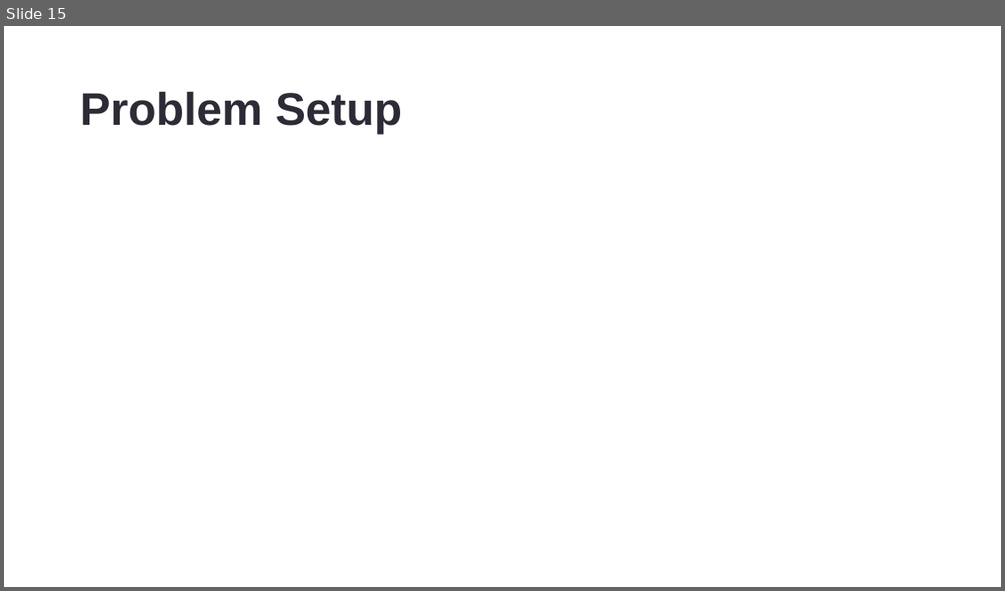
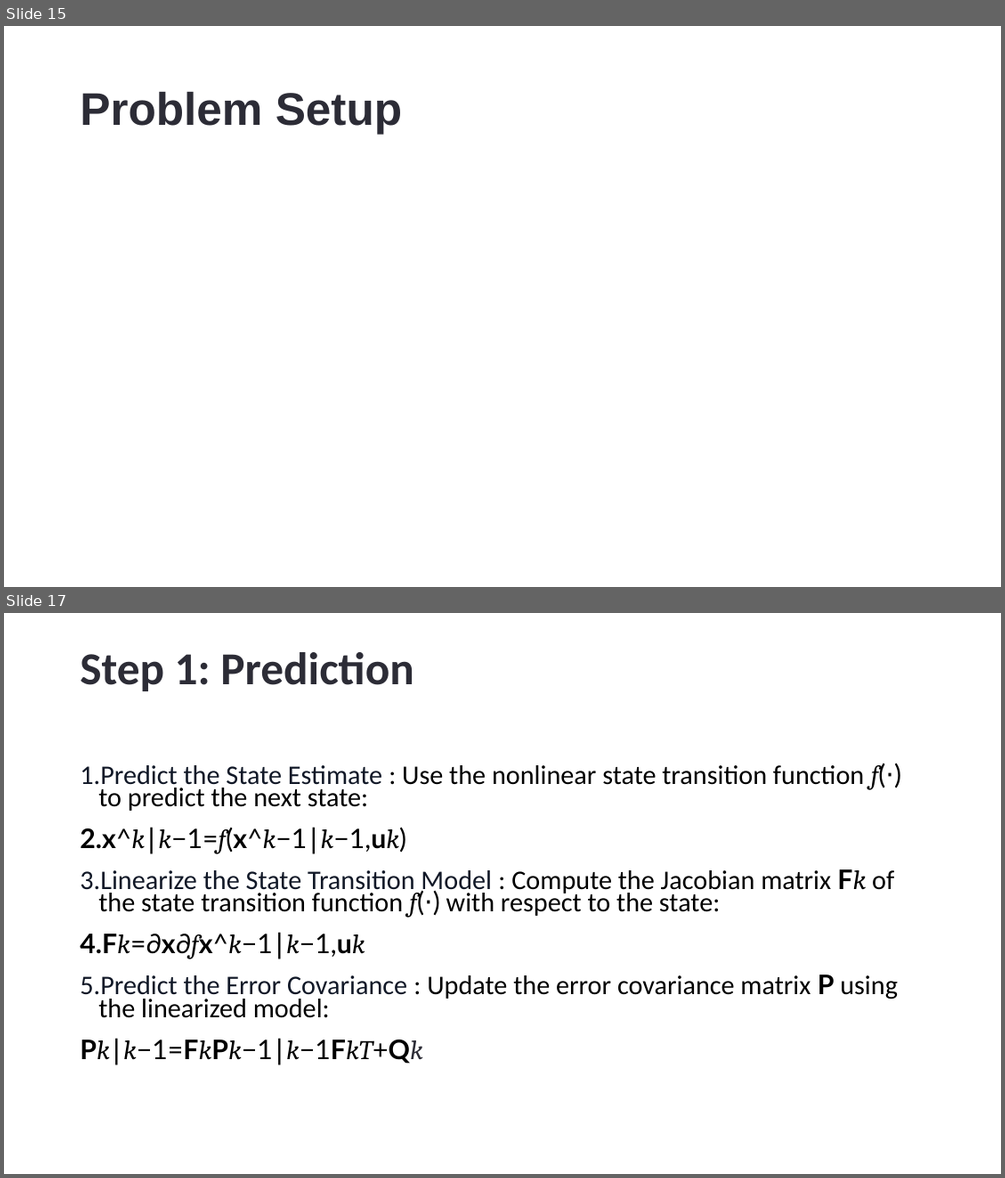
Before and after one commit to DrHammerhead/SoC-estimation, a slide deck: SoC Estimation.pptx. Shown one above the other, each under a label of ours: slide 15 before the commit, slides 15 and 17 after it; the slides between them are not shown. The pictures are 1005x591 and 1005x1178 pixels, drawn with LibreOffice and Linux fonts; fonts in the diff are those of the drawing; grey boxes stand for pictures. Boxes give left, top, right and bottom in pixels: in the first picture for what was removed or moved away, otherwise in the second. Text is boxed around its words. In the diff, an @@ line names an element or a change of style, - is before the commit and + after.

```diff
--- a/SoC Estimation.pptx
+++ b/SoC Estimation.pptx
@@ slide 17 added at (4, 613, 1001, 1174), background #FFFFFF @@
@@ title added at (80, 652, 413, 691), 44 pt, text #2C2C36, bold @@
+Step 1: Prediction
@@ text added at (80, 763, 898, 1064), 25.9 pt, text #000000 @@
+1. Predict the State Estimate : Use the nonlinear state transition function f(⋅) to predict the next state:
+2. x^k∣k−1=f(x^k−1∣k−1,uk)
+3. Linearize the State Transition Model : Compute the Jacobian matrix Fk of the state transition function f(⋅) with respect to the state:
+4. Fk=∂x∂fx^k−1∣k−1,uk
+5. Predict the Error Covariance : Update the error covariance matrix P using the linearized model:
+Pk∣k−1=FkPk−1∣k−1FkT+Qk
```
Also in this commit, not shown: 3 other slides added, 1 slide removed, 1 other file.
